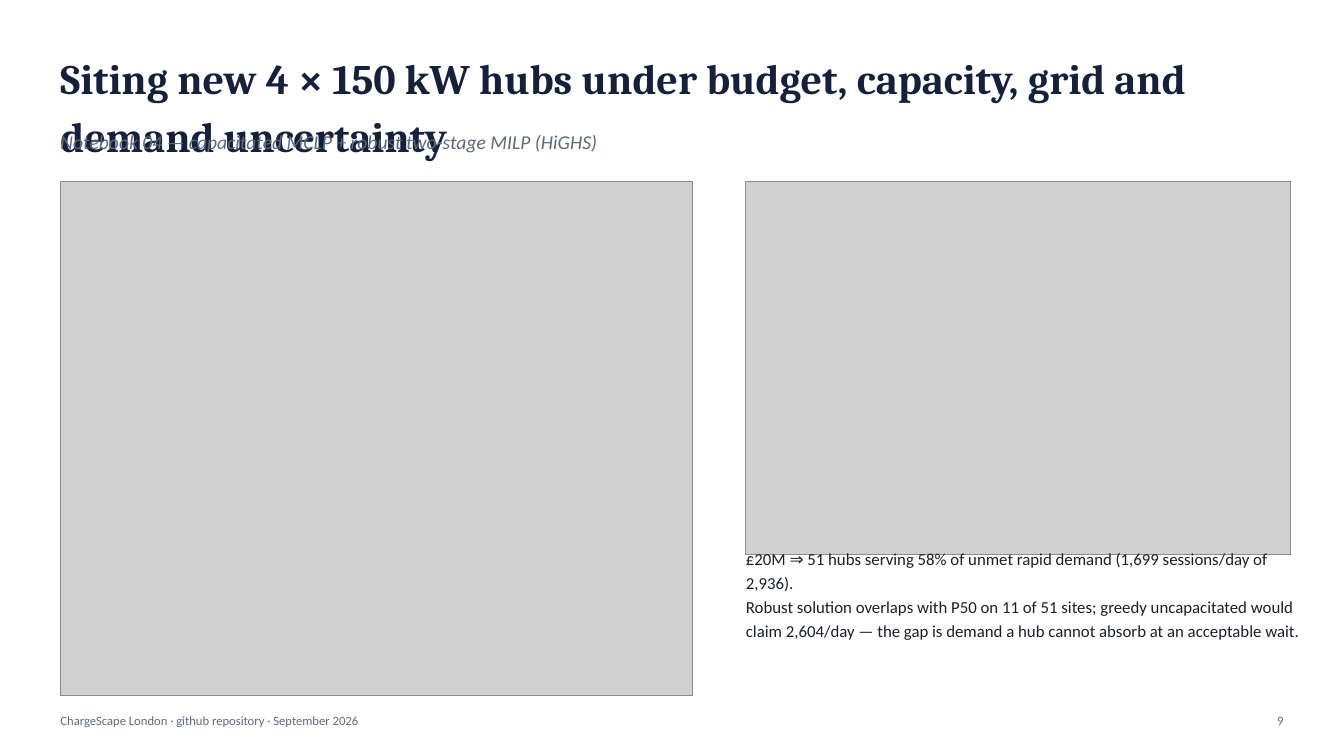
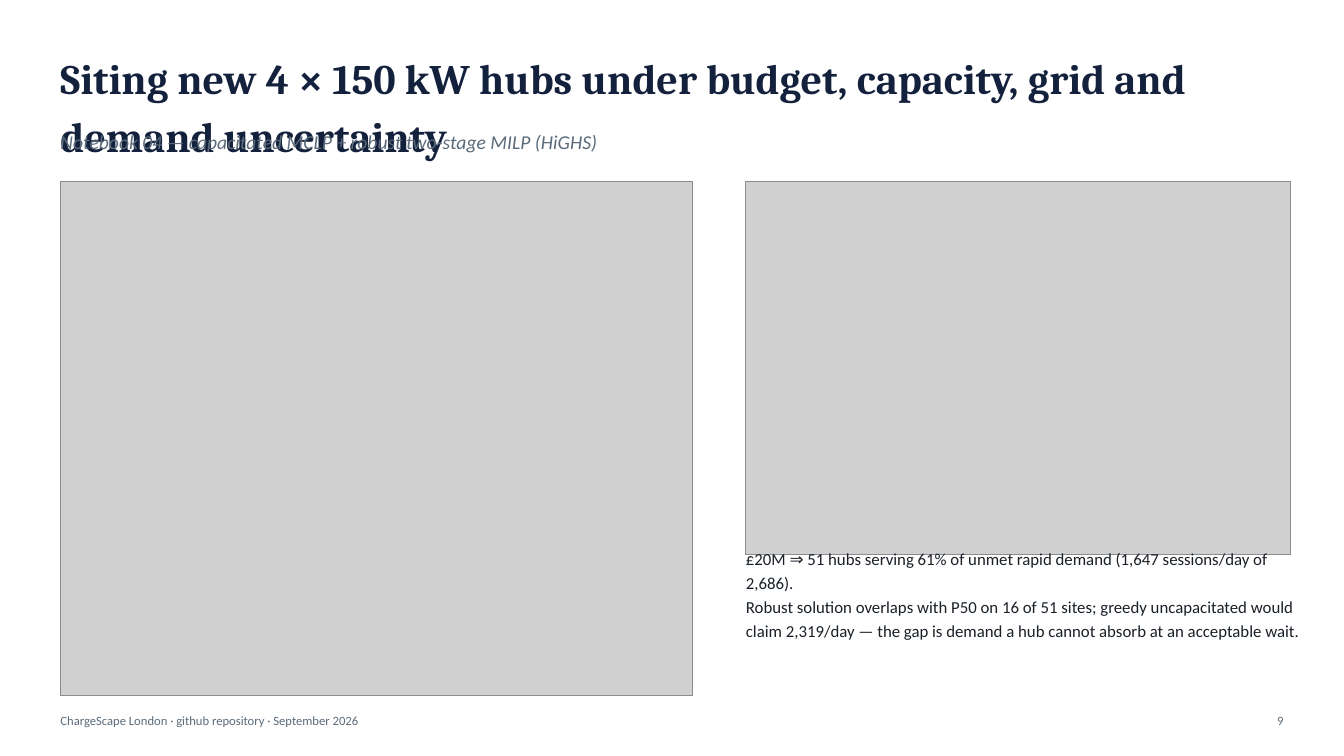
Before and after one commit to m-erts/chargescape-london, a slide deck: slide 9 of reports/ChargeScape_London.pptx. Drawn at 1344x756 pixels with LibreOffice and Linux fonts; fonts in the diff are those of the drawing; grey boxes stand for pictures. Boxes give left, top, right and bottom in pixels: in the first picture for what was removed or moved away, otherwise in the second. Text is boxed around its words. In the diff, an @@ line names an element or a change of style, - is before the commit and + after.

```diff
--- a/reports/ChargeScape_London.pptx
+++ b/reports/ChargeScape_London.pptx
@@ text at bbox=[746, 551, 1299, 640]: text changed @@
-£20M ⇒ 51 hubs serving 58% of unmet rapid demand (1,699 sessions/day of 2,936).
-Robust solution overlaps with P50 on 11 of 51 sites; greedy uncapacitated would claim 2,604/day — the gap is demand a hub cannot absorb at an acceptable wait.
+£20M ⇒ 51 hubs serving 61% of unmet rapid demand (1,647 sessions/day of 2,686).
+Robust solution overlaps with P50 on 16 of 51 sites; greedy uncapacitated would claim 2,319/day — the gap is demand a hub cannot absorb at an acceptable wait.
```
Also in this commit, not shown: 4 other slides changed, 18 other files.
